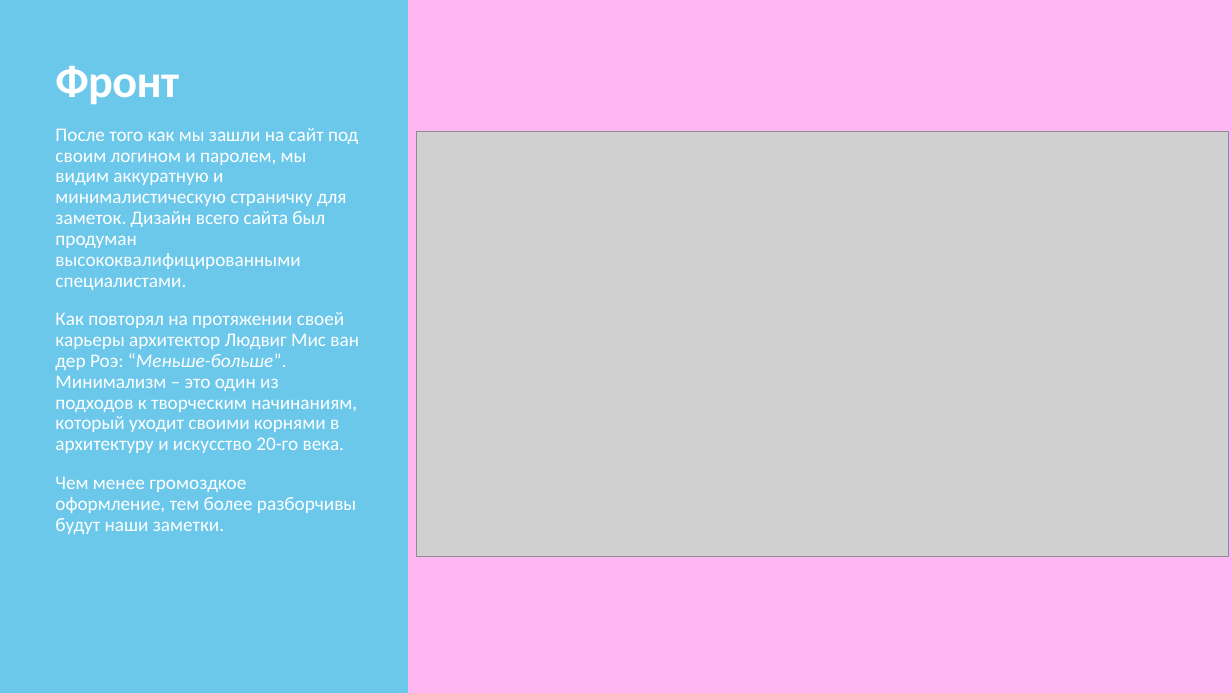
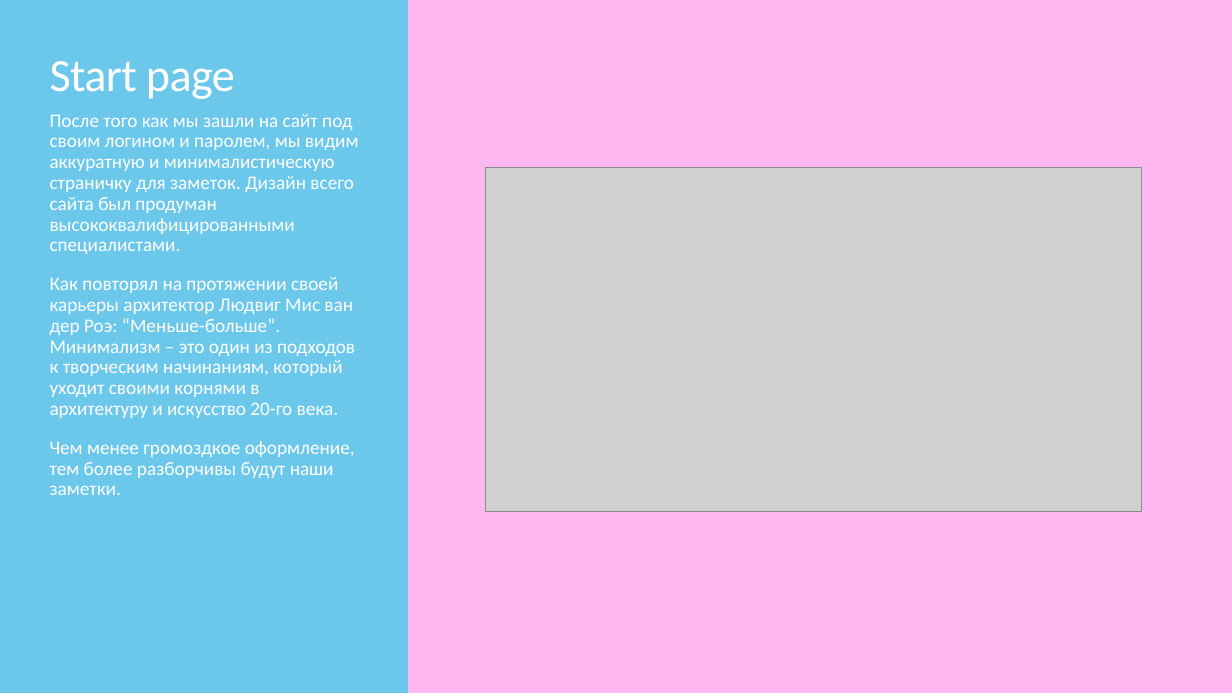
Before and after one commit to todoer-dev/specifications, a slide deck: slide 6 of Presentation/Todoer-dev.pptx. Drawn at 1232x693 pixels with LibreOffice and Linux fonts; fonts in the diff are those of the drawing; grey boxes stand for pictures. Boxes give left, top, right and bottom in pixels: in the first picture for what was removed or moved away, otherwise in the second. Text is boxed around its words. In the diff, an @@ line names an element or a change of style, - is before the commit and + after.

```diff
--- a/Presentation/Todoer-dev.pptx
+++ b/Presentation/Todoer-dev.pptx
@@ title added at (50, 61, 235, 99), 36 pt, text #FFFFFF @@
+Start page
@@ title removed at (55, 66, 179, 104) @@
-Фронт
@@ text "После того как мы зашли ...": place and size @@
-text "После того как мы зашли ..." at (55, 128, 359, 534)
+text "После того как мы зашли ..." at (50, 114, 359, 495)
@@ picture: place and size @@
-picture at (416, 132, 1228, 557)
+picture at (485, 168, 1141, 512)
@@ text at (50, 277, 355, 418): italic off in "“Меньше-больше”." @@
```
Also in this commit, not shown: 12 other slides changed, 1 other file.
